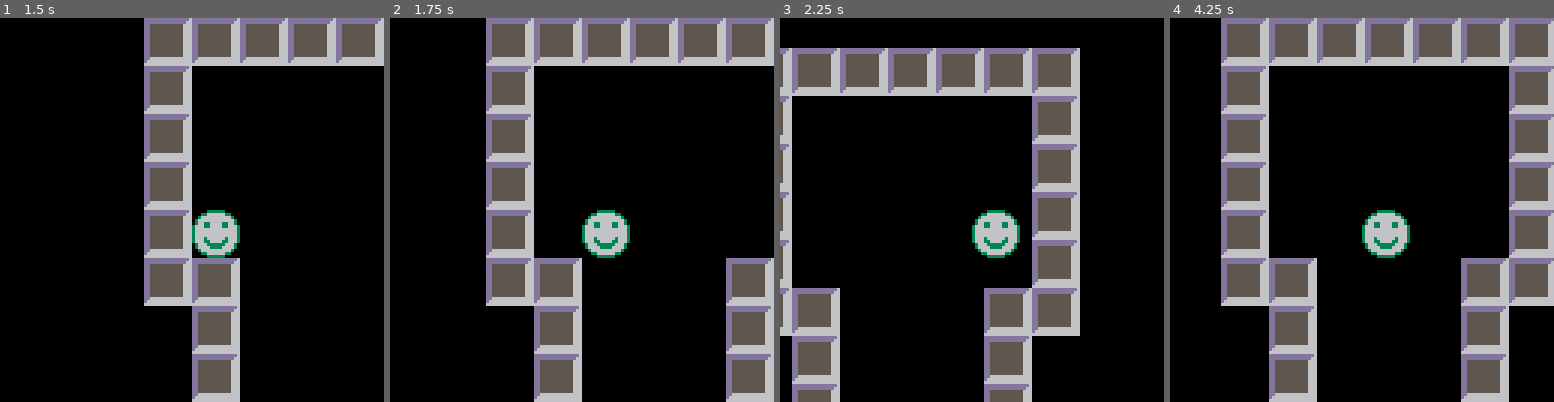
Above: before the commit, frames 1-4 (left to right).
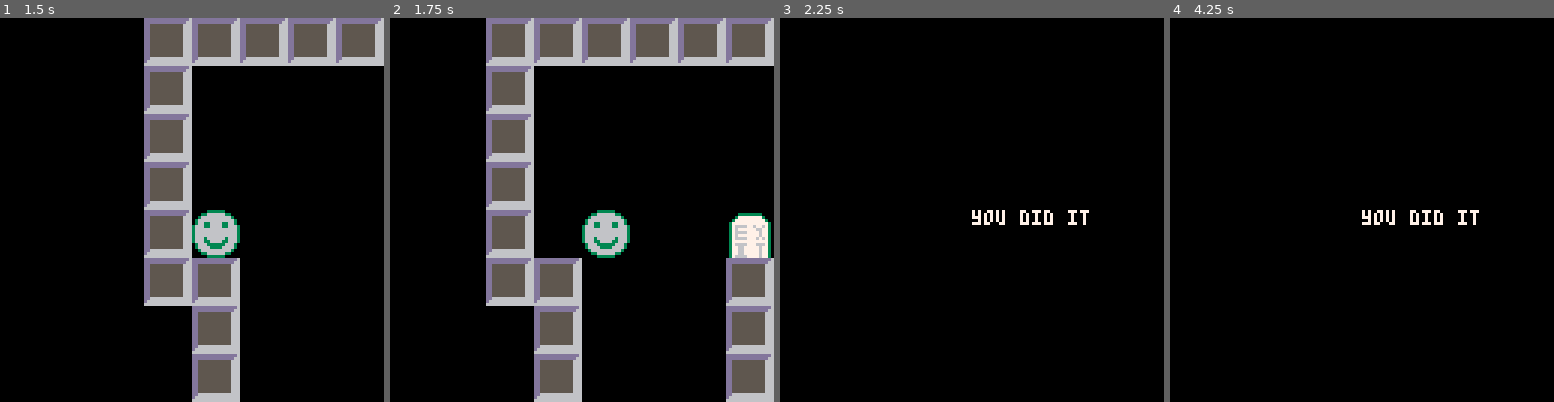
Above: after the commit, the same moments.

Repository: alixnovosi/boxventure
Game: PICO-8 cartridge boxventure.p8
Same seed, same stepped clock (60 frames per second), same inputs: the game is played once before the commit and once after it.
Inputs:
- Up to frame 1 (1.5 s): tap X (X key) at 0.33, 1.07 s; tap O (Z key) at 0.7 s
- Up to frame 2 (1.75 s): hold Right from 1.6 s (still down); tap O (Z key) at 1.7 s
- Up to frame 3 (2.25 s): tap X (X key) at 1.85 s; release Right at 2.1 s; tap O (Z key) at 2.1 s; hold Up from 2.15 s (still down)
- Up to frame 4 (4.25 s): release Up at 2.42 s; hold Right 2.47-3.03 s; tap O (Z key) every 0.4 s from 2.5 to 4.1 s; tap X (X key) at 2.97, 4.08 s; hold Left 3.08-3.58 s; hold Down 3.63-3.97 s; hold Right from 4.02 s (still down)

Frame 1 is identical in both runs. In frame 2, 1.2% of the frame differs, in the area x 88-100%, y 50-63%; in frame 3, 28%; in frame 4, 37%, in the area x 13-100%, y 0-100%.

Commit message:
add exit and handler for that

Diff:
--- a/boxventure.p8
+++ b/boxventure.p8
@@ -38,12 +38,33 @@
         dy += 2
     end
 
+    if btn(4) then
+        handle_use()
+    end
+
     -- reset
     if btnp(4) and btnp(5) then
         reset()
     end
 
     apply_player_move(dx, dy)
+end
+
+function handle_use()
+    col = to_cell(flr(player.x + player.width / 2))
+    row = to_cell(flr(player.y + player.height / 2))
+
+    -- exit
+    if fget(mget(col * spritescale, row * spritescale), 1) then
+        exit()
+    end
+end
+
+
+function exit()
+    done = true
+    cls()
+    print("you did it", player.x, player.y, 7)
 end
 
 function apply_player_move(dx, dy)
@@ -246,10 +267,12 @@
 end
 
 function _draw()
-    cls()
-    draw_map()
-    draw_player()
-    draw_debug()
+    if not done then
+        cls()
+        draw_map()
+        draw_player()
+        draw_debug()
+    end
 end
 
 function _init()
@@ -257,11 +280,13 @@
     cell_size = 16
     spritescale = flr(cell_size / base_cell_size)
 
+    done = false
+
     camera_offset = cell_size * 4
 
     -- flag reference
     -- 0 collision
-    -- 1
+    -- 1 exit
     -- 2
     -- 3
     -- 4
@@ -561,7 +586,7 @@
 
 
 __gff__
-0001010000000000000000000000000000010100000000000000000000000000000000000000000000000000000b00000000000000000000000000000000000000000000000000000000000000000000000000000000000000000000000000000000000000000000000000000000000000000000000000000000000000000000
+0001010202000000000000000000000000010102020000000000000000000000000000000000000000000000000b00000000000000000000000000000000000000000000000000000000000000000000000000000000000000000000000000000000000000000000000000000000000000000000000000000000000000000000
 0000000000000000000000000000000000000000000000000000000000000000000000000000000000000000000000000000000000000000000000000000000000000000000000000000000000000000000000000000000000000000000000000000000000000000000000000000000000000000000000000000000000000000
 __map__
 0000000000000000000000000000000000000000000000000000000000000000000000000000000000000000000000000000000000000000000000000000000000000000000000000000000000000000000000000000000000000000000000000000000000000000000000000000000000000000000000000000000000000000
@@ -592,8 +617,8 @@
 0000000000000000000000001112000000000000000000001112000000001112000000000000000000000000000000000000000000000000111200000000000000000000000000000000000000000000000000000000000000000000000000000000000000000000000000000000000000000000000000000000000000000000
 0000000000000000000000000102000000000000000000000102000000000102000000000000000000000000000000000000000000000000010200000000000000000000000000000000000000000000000000000000000000000000000000000000000000000000000000000000000000000000000000000000000000000000
 0000000000000000000000001112000000000000000000001112000000001112000000000000000000000000000000000000000000000000111200000000000000000000000000000000000000000000000000000000000000000000000000000000000000000000000000000000000000000000000000000000000000000000
-0000000000000000000000000102000000000000000000000102000000000102000000000000000000000000000000000000000000000000010200000000000000000000000000000000000000000000000000000000000000000000000000000000000000000000000000000000000000000000000000000000000000000000
-0000000000000000000000001112000000000000000000001112000000001112000000000000000000000000000000000000000000000000111200000000000000000000000000000000000000000000000000000000000000000000000000000000000000000000000000000000000000000000000000000000000000000000
+0000000000000000000000000102000000000000000003040102000000000102000000000000000000000000000000000000000000000000010200000000000000000000000000000000000000000000000000000000000000000000000000000000000000000000000000000000000000000000000000000000000000000000
+0000000000000000000000001112000000000000000013141112000000001112000000000000000000000000000000000000000000000000111200000000000000000000000000000000000000000000000000000000000000000000000000000000000000000000000000000000000000000000000000000000000000000000
 0000000000000000000000000102010200000000000001020102000000000102000000000000000000000000000000000000000000000000010200000000000000000000000000000000000000000000000000000000000000000000000000000000000000000000000000000000000000000000000000000000000000000000
 0000000000000000000000001112111200000000000011121112000000001112000000000000000000000000000000000000000000000000111200000000000000000000000000000000000000000000000000000000000000000000000000000000000000000000000000000000000000000000000000000000000000000000
 
Not shown, changed: 17 lines of the sprite sheet (__gfx__) section of boxventure.p8
